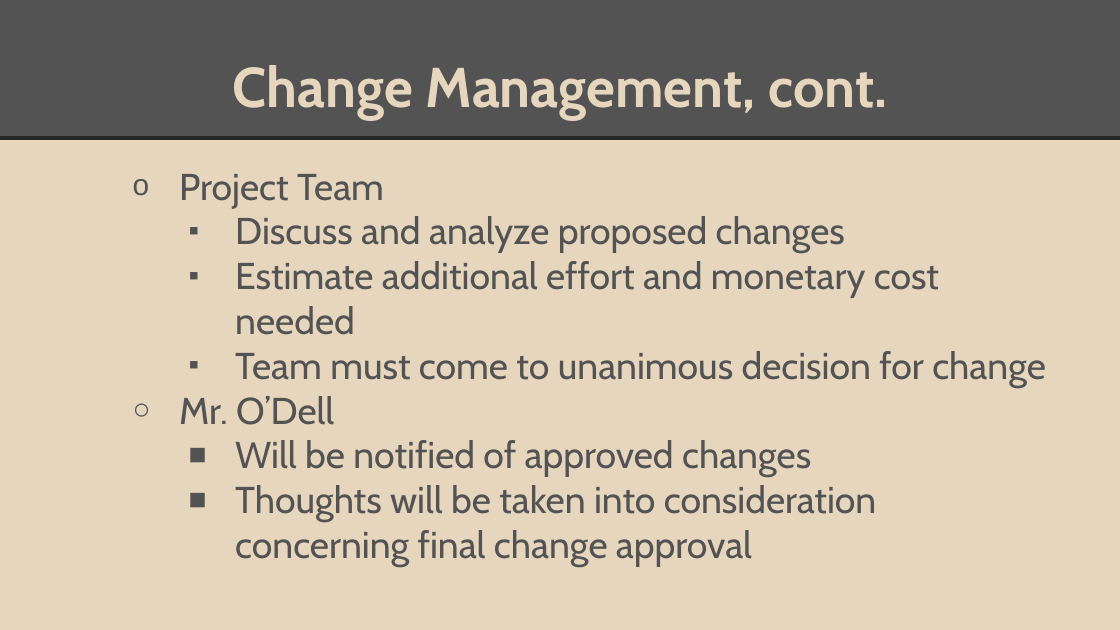
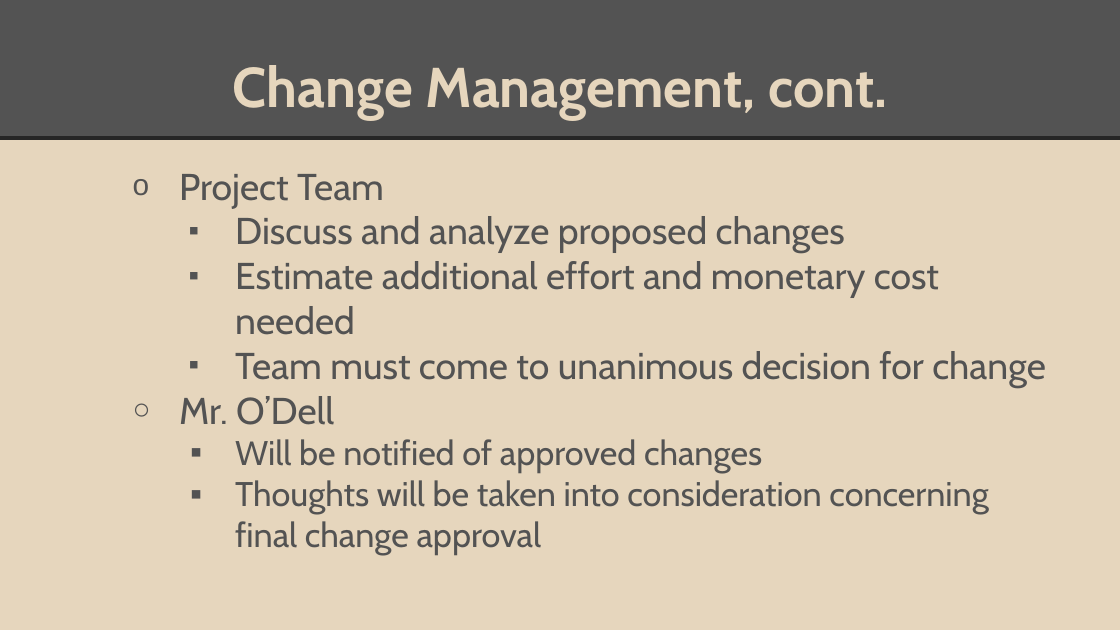
Before and after one commit to Sinmara/Senior-Design, a slide deck: slide 23 of Presentations/Project Charter Presentation.pptx. Drawn at 1120x630 pixels with LibreOffice and Linux fonts; fonts in the diff are those of the drawing. Boxes give left, top, right and bottom in pixels: in the first picture for what was removed or moved away, otherwise in the second. Text is boxed around its words. In the diff, an @@ line names an element or a change of style, - is before the commit and + after.

```diff
--- a/Presentations/Project Charter Presentation.pptx
+++ b/Presentations/Project Charter Presentation.pptx
@@ text at (235, 439, 988, 556): size 24 to 22 pt in "Will be notified of approved changes", "Thoughts will be taken into consideration concerning ..."; bullet ■ to ▪ @@
```
Also in this commit, not shown: 7 other slides changed.
